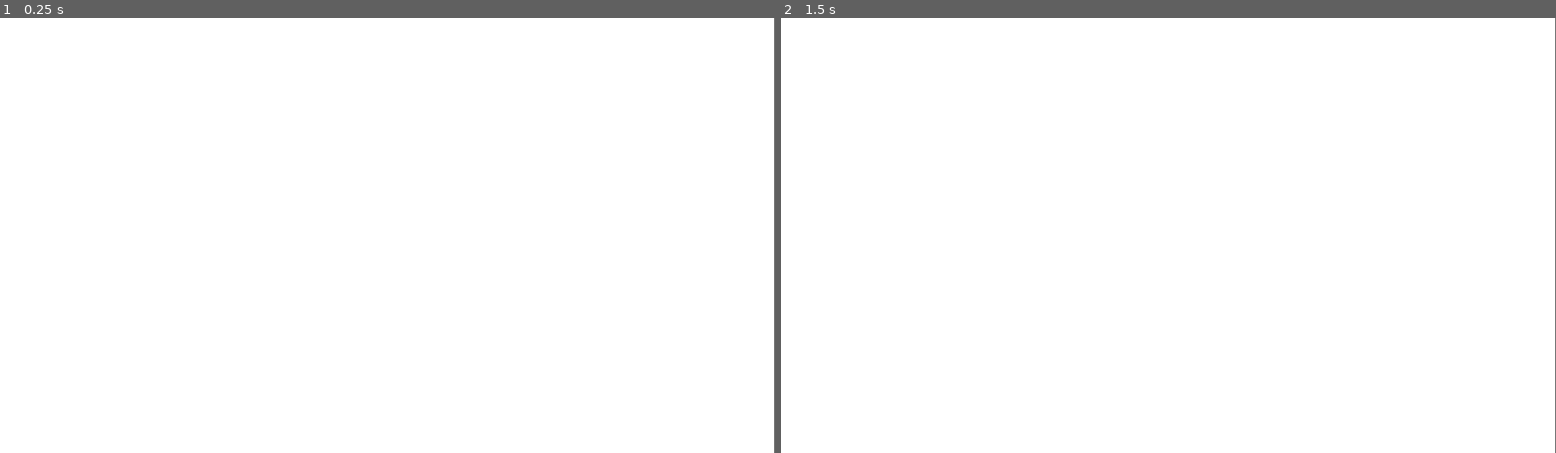
Above: before the commit, frames 1-2 (left to right).
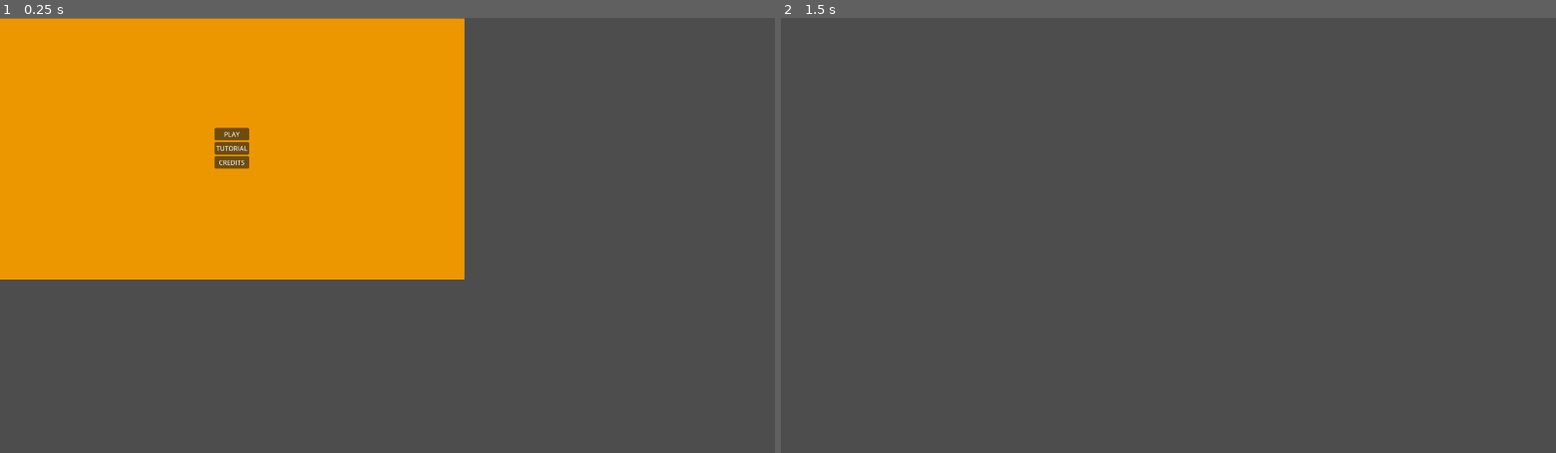
Above: after the commit, the same moments.

Repository: Sc0l1o/new-game-project
Game: Godot game, scene res://home_screen.tscn
The game is run twice, just before and just after one commit, with the same random seed, the same clock (stepped at 60 frames per second) and the same inputs.
Inputs (mouse positions are in pixels of both pictures, inside the frame that each line leads up to):
- Up to frame 1 (0.25 s): no input
- Up to frame 2 (1.5 s): click (1013, 148) at 0.5 s, where only the run after the commit has a clickable "TUTORIAL"; tap Enter at 1.25 s

The runs differ from the first frame. In frame 1, 100% of the frame differs, in the area x 0-100%, y 0-100%; in frame 2, 100%.

Commit message:
i hope i didnt screw this up

Diff:
--- a/hedgehog.tscn
+++ b/hedgehog.tscn
@@ -1,3 +1,5 @@
 [gd_scene format=3 uid="uid://x4etidov6888"]
 
-[node name="Node2D" type="Node2D"]
+[node name="Node2D" type="Node2D" unique_id=4603129]
+
+[node name="AnimatedSprite2D" type="AnimatedSprite2D" parent="." unique_id=215350710]
--- /dev/null
+++ b/home_screen.gd
@@ -0,0 +1,21 @@
+extends Control
+
+var tutorial = preload("res://main_game.tscn")
+var main_game = preload("res://tutorial.tscn")
+@onready var buttons_menu = $CenterContainer/buttons
+@onready var credits_menu = $CenterContainer/credits
+
+func _on_play_pressed() -> void:
+	get_tree().change_scene_to_packed(main_game)
+
+func _on_tutorial_pressed() -> void:
+	get_tree().change_scene_to_packed(tutorial)
+
+func _on_credits_pressed() -> void:
+	print("help me")
+	buttons_menu.visible = false
+	credits_menu.visible = true
+
+func _on_back_pressed() -> void:
+	buttons_menu.visible = true
+	credits_menu.visible = false
--- a/home_screen.tscn
+++ b/home_screen.tscn
@@ -1,23 +1,57 @@
 [gd_scene format=3 uid="uid://4pyoplhu8a8b"]
 
-[node name="Node2D" type="Node2D"]
+[ext_resource type="Script" uid="uid://drqhsm6osmbd6" path="res://home_screen.gd" id="1_olt8n"]
 
-[node name="CanvasLayer" type="CanvasLayer" parent="."]
-
-[node name="Control" type="Control" parent="."]
+[node name="Control" type="Control" unique_id=1691357191]
 layout_mode = 3
 anchors_preset = 0
 offset_right = 1150.0
 offset_bottom = 648.0
+script = ExtResource("1_olt8n")
 
-[node name="ColorRect" type="ColorRect" parent="Control"]
+[node name="ColorRect" type="ColorRect" parent="." unique_id=828074892]
 layout_mode = 0
-offset_right = 1151.0
-offset_bottom = 649.0
+offset_left = -1.0
+offset_top = 1.0
+offset_right = 1150.0
+offset_bottom = 650.0
+color = Color(0.925886, 0.59083766, 0, 1)
 
-[node name="VBoxContainer" type="VBoxContainer" parent="Control"]
+[node name="CenterContainer" type="CenterContainer" parent="." unique_id=1132089692]
 layout_mode = 0
-offset_left = 234.0
-offset_top = 146.0
-offset_right = 911.0
-offset_bottom = 598.0
+offset_right = 1150.0
+offset_bottom = 648.0
+
+[node name="buttons" type="VBoxContainer" parent="CenterContainer" unique_id=1194704255]
+layout_mode = 2
+
+[node name="play" type="Button" parent="CenterContainer/buttons" unique_id=1126666163]
+layout_mode = 2
+text = "PLAY"
+
+[node name="tutorial" type="Button" parent="CenterContainer/buttons" unique_id=1858575050]
+layout_mode = 2
+text = "TUTORIAL"
+
+[node name="credits" type="Button" parent="CenterContainer/buttons" unique_id=1122519065]
+layout_mode = 2
+text = "CREDITS
+"
+
+[node name="credits" type="VBoxContainer" parent="CenterContainer" unique_id=723003989]
+visible = false
+layout_mode = 2
+
+[node name="Label" type="Label" parent="CenterContainer/credits" unique_id=2062635863]
+layout_mode = 2
+text = "art by: neve, emory
+code by: apple-person"
+
+[node name="back" type="Button" parent="CenterContainer/credits" unique_id=897249487]
+layout_mode = 2
+text = "BACK"
+
+[connection signal="pressed" from="CenterContainer/buttons/play" to="." method="_on_play_pressed"]
+[connection signal="pressed" from="CenterContainer/buttons/tutorial" to="." method="_on_tutorial_pressed"]
+[connection signal="pressed" from="CenterContainer/buttons/credits" to="." method="_on_credits_pressed"]
+[connection signal="pressed" from="CenterContainer/credits/back" to="." method="_on_back_pressed"]
--- a/project.godot
+++ b/project.godot
@@ -8,12 +8,21 @@
 
 config_version=5
 
+[animation]
+
+compatibility/default_parent_skeleton_in_mesh_instance_3d=true
+
 [application]
 
 config/name="New Game Project"
 run/main_scene="uid://4pyoplhu8a8b"
-config/features=PackedStringArray("4.5", "GL Compatibility")
+config/features=PackedStringArray("4.7", "GL Compatibility")
 config/icon="res://icon.svg"
+
+[display]
+
+window/size/viewport_width=1920
+window/size/viewport_height=1080
 
 [rendering]
 
Not shown, added: home_screen.gd.uid
